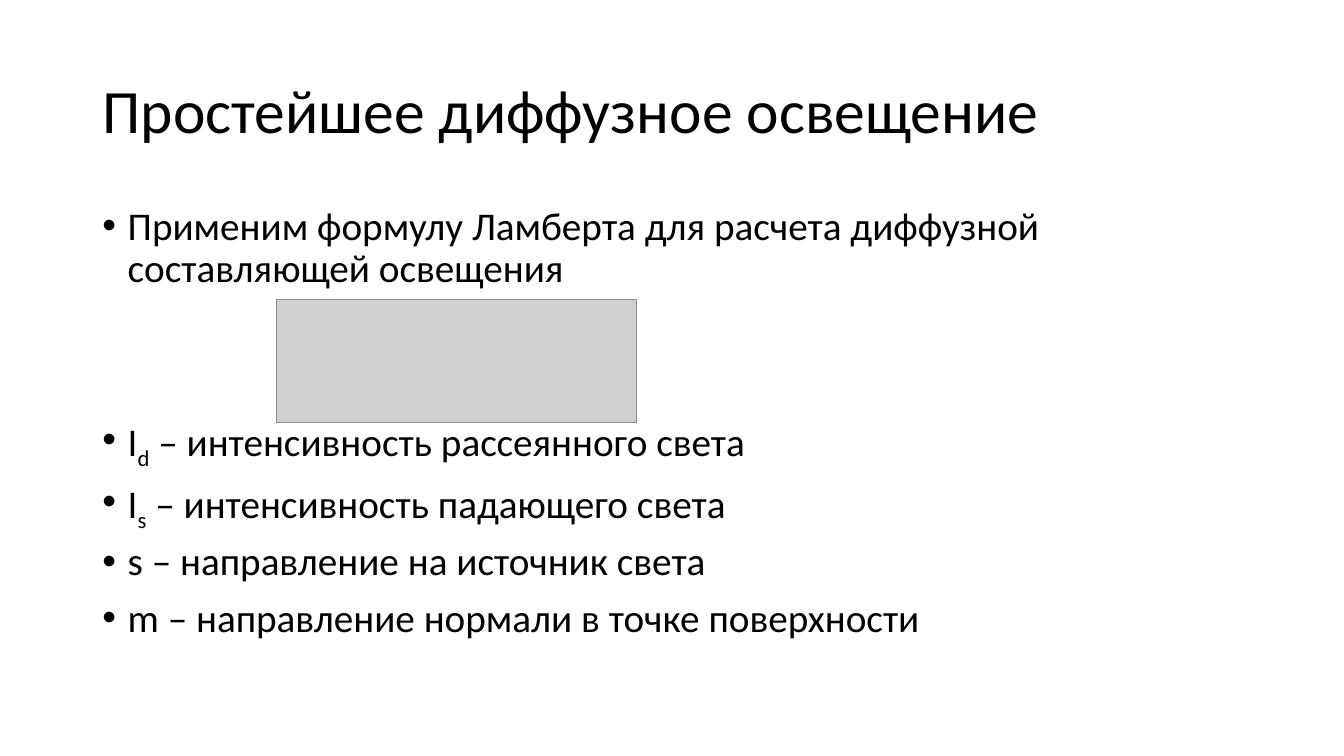
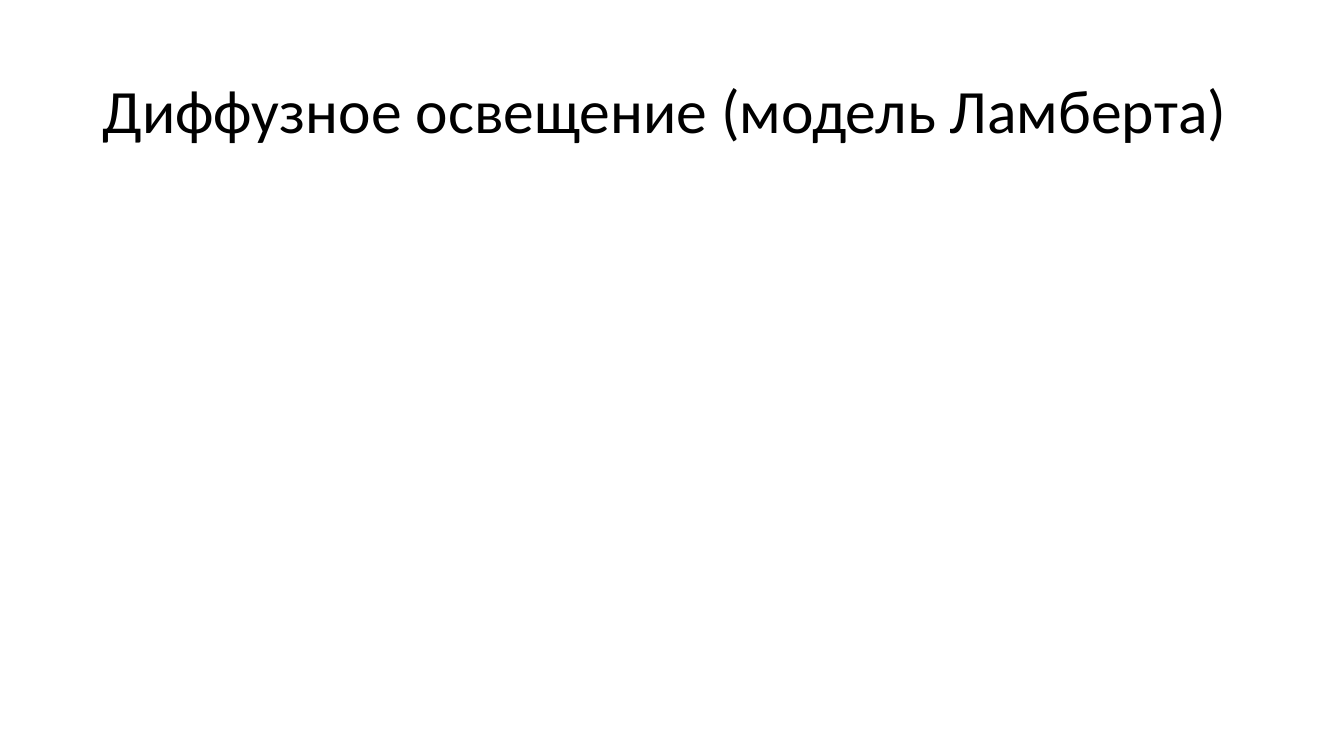
Before and after one commit to alexey-malov/cg-course, a slide deck: slide 7 of lectures/08/08 - Практическое использование шейдеров.pptx (slide 5 before the commit). Drawn at 1344x756 pixels with LibreOffice and Linux fonts; fonts in the diff are those of the drawing; grey boxes stand for pictures. Boxes give left, top, right and bottom in pixels: in the first picture for what was removed or moved away, otherwise in the second. Text is boxed around its words. In the diff, an @@ line names an element or a change of style, - is before the commit and + after.

```diff
--- a/lectures/08/08 - Практическое использование шейдеров.pptx
+++ b/lectures/08/08 - Практическое использование шейдеров.pptx
@@ title at (x1=102, y1=88, x2=1226, y2=143): text changed @@
-Простейшее диффузное освещение
+Диффузное освещение (модель Ламберта)
@@ text removed at (x1=128, y1=213, x2=1039, y2=639) @@
-• Применим формулу Ламберта для расчета диффузной составляющей освещения
-• Id – интенсивность рассеянного света
-• Is – интенсивность падающего света
-• s – направление на источник света
-• m – направление нормали в точке поверхности
@@ picture removed at (x1=276, y1=299, x2=636, y2=422) @@
```
Also in this commit, not shown: 13 other slides changed, 9 slides added, 6 slides removed, 1 other file.
